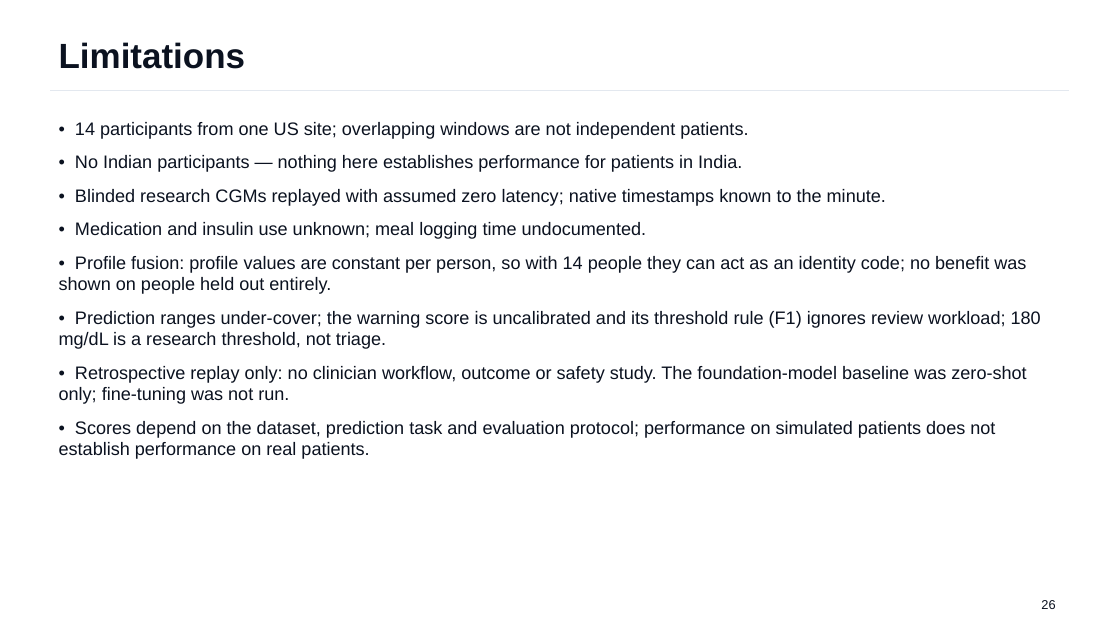
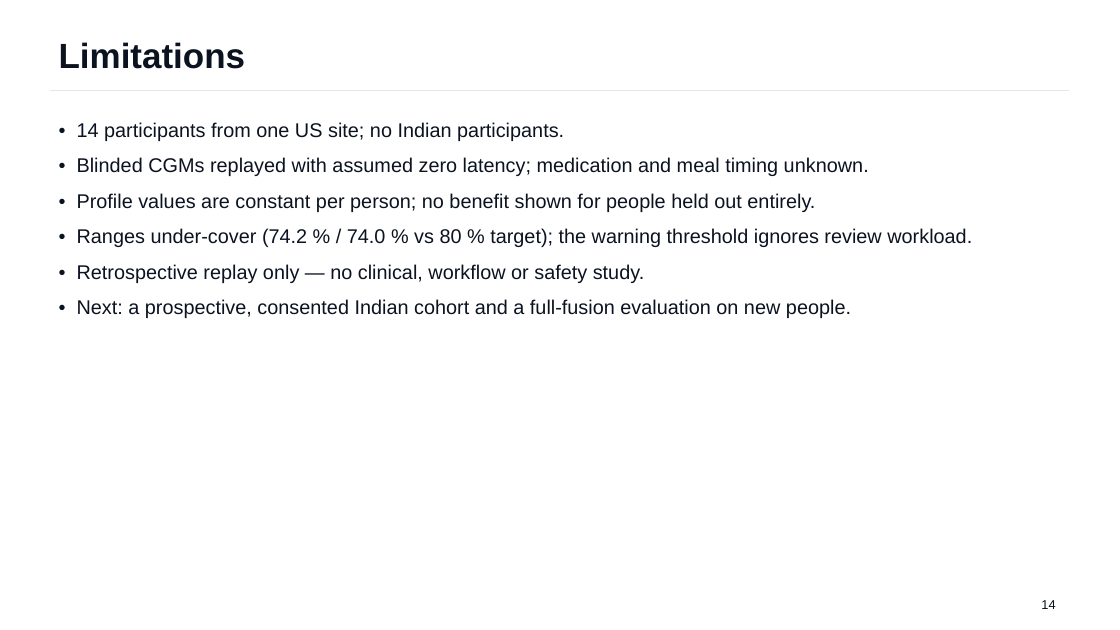
Before and after one commit to Avi36005/DigitalTwin-Challenge-Kryptonite, a slide deck: slide 14 of docs/submission/GlucoTwin_Presentation.pptx (slide 26 before the commit). Drawn at 1120x630 pixels with LibreOffice and Linux fonts; fonts in the diff are those of the drawing. Boxes give left, top, right and bottom in pixels: in the first picture for what was removed or moved away, otherwise in the second. Text is boxed around its words. In the diff, an @@ line names an element or a change of style, - is before the commit and + after.

```diff
--- a/docs/submission/GlucoTwin_Presentation.pptx
+++ b/docs/submission/GlucoTwin_Presentation.pptx
@@ text at [77, 122, 972, 318]: text changed; size 15.5 to 17 pt @@
-• 14 participants from one US site; overlapping windows are not independent patients.
-• No Indian participants — nothing here establishes performance for patients in India.
-• Blinded research CGMs replayed with assumed zero latency; native timestamps known to the minute.
-• Medication and insulin use unknown; meal logging time undocumented.
-• Profile fusion: profile values are constant per person, so with 14 people they can act as an identity code; no benefit was shown on people held out entirely.
-• Prediction ranges under-cover; the warning score is uncalibrated and its threshold rule (F1) ignores review workload; 180 mg/dL is a research threshold, not triage.
-• Retrospective replay only: no clinician workflow, outcome or safety study. The foundation-model baseline was zero-shot only; fine-tuning was not run.
-• Scores depend on the dataset, prediction task and evaluation protocol; performance on simulated patients does not establish performance on real patients.
+• 14 participants from one US site; no Indian participants.
+• Blinded CGMs replayed with assumed zero latency; medication and meal timing unknown.
+• Profile values are constant per person; no benefit shown for people held out entirely.
+• Ranges under-cover (74.2 % / 74.0 % vs 80 % target); the warning threshold ignores review workload.
+• Retrospective replay only — no clinical, workflow or safety study.
+• Next: a prospective, consented Indian cohort and a full-fusion evaluation on new people.
@@ text at [1041, 600, 1055, 609]: text changed @@
-26
+14
```
Also in this commit, not shown: 8 other slides changed, 13 slides removed, 39 other files.
